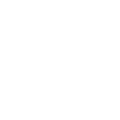
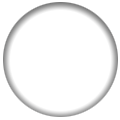
Two versions of the same layered image (120x120). Layer-by-layer changes:
showed "边框" over [3, 2, 118, 117]
